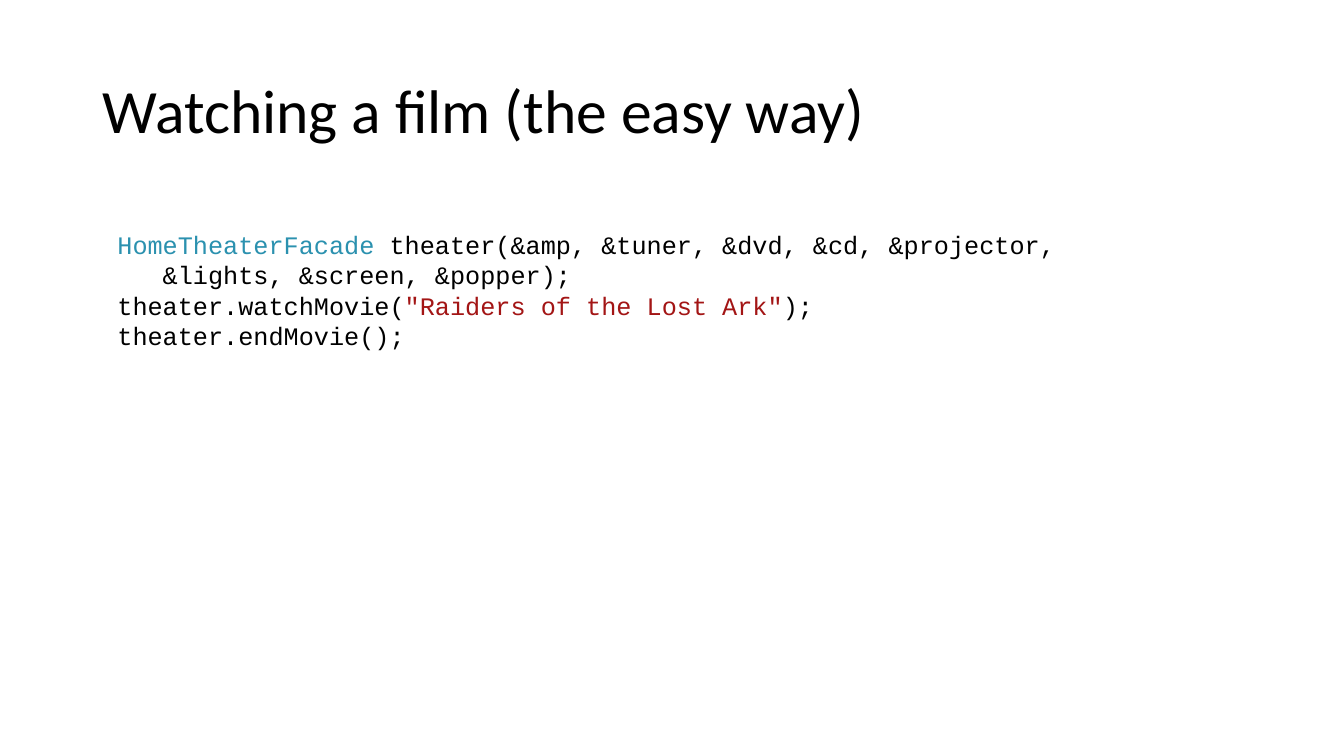
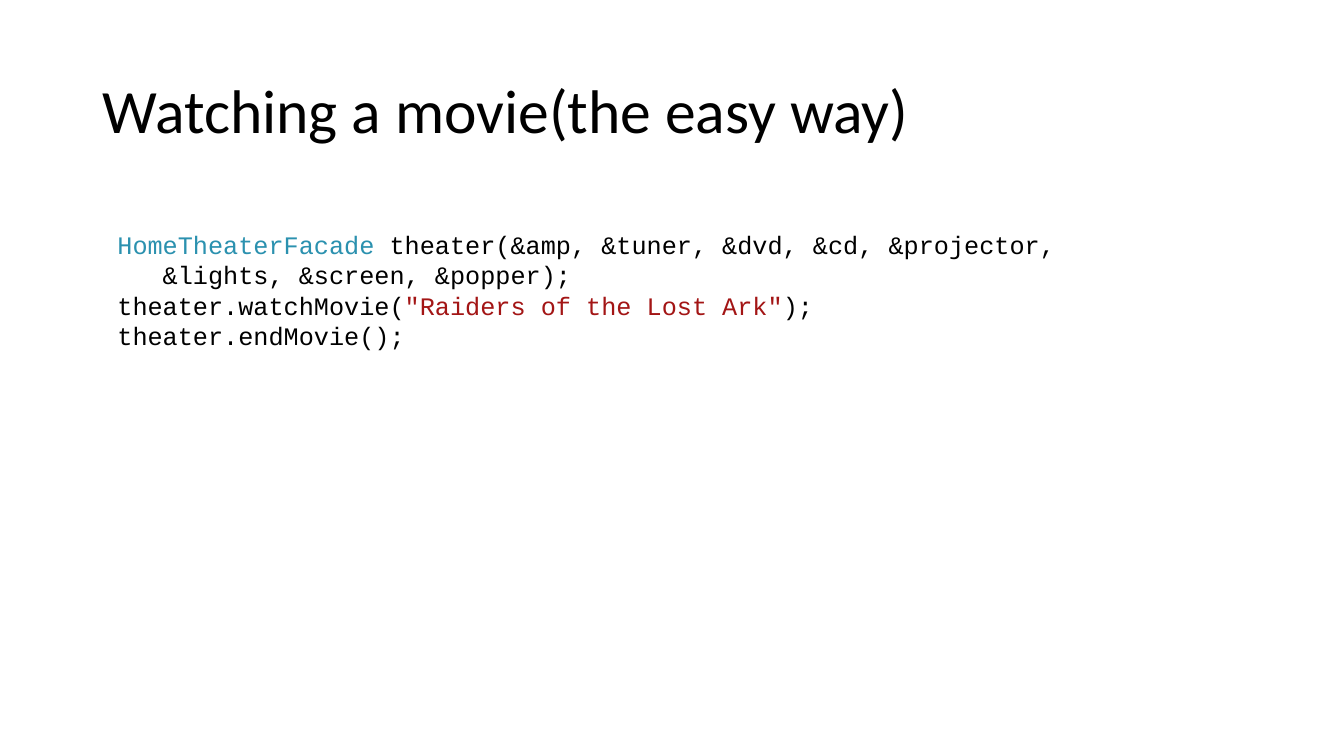
Before and after one commit to crsdrw/patterns, a slide deck: slide 5 of Patterns/docs/Facade.pptx. Drawn at 1344x756 pixels with LibreOffice and Linux fonts; fonts in the diff are those of the drawing. Boxes give left, top, right and bottom in pixels: in the first picture for what was removed or moved away, otherwise in the second. Text is boxed around its words. In the diff, an @@ line names an element or a change of style, - is before the commit and + after.

```diff
--- a/Patterns/docs/Facade.pptx
+++ b/Patterns/docs/Facade.pptx
@@ title at [102,88,908,144]: text changed @@
-Watching a film (the easy way)
+Watching a movie(the easy way)
```
Also in this commit, not shown: 2 other slides changed.
